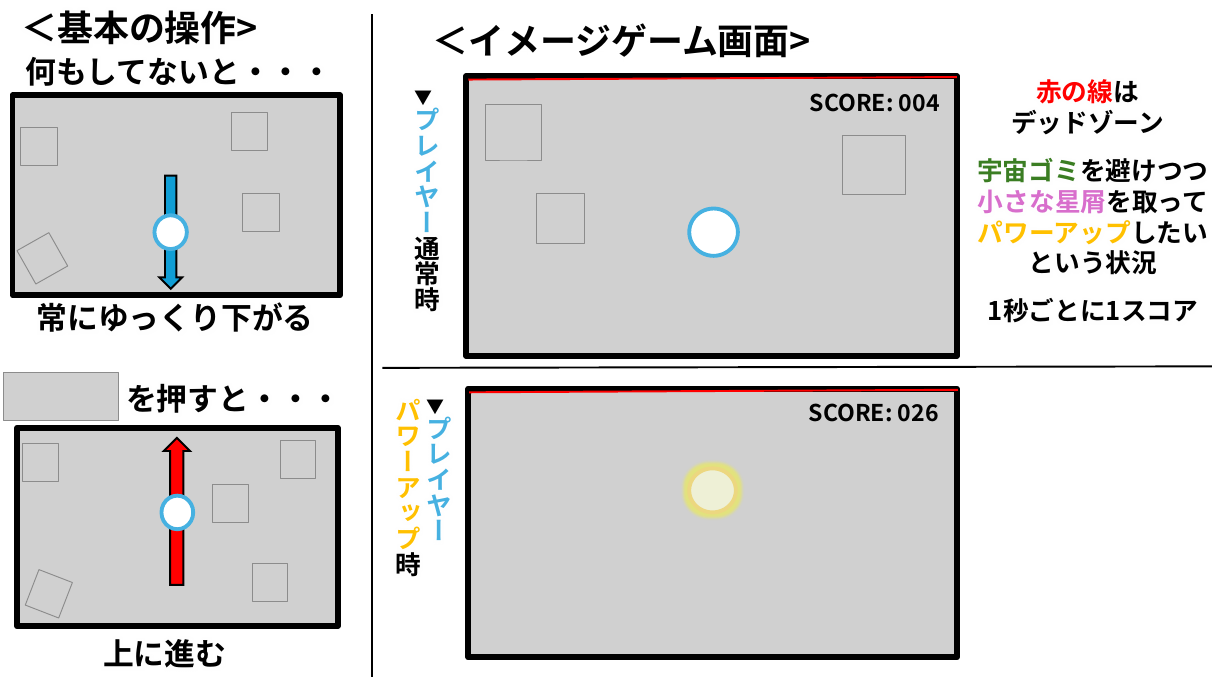
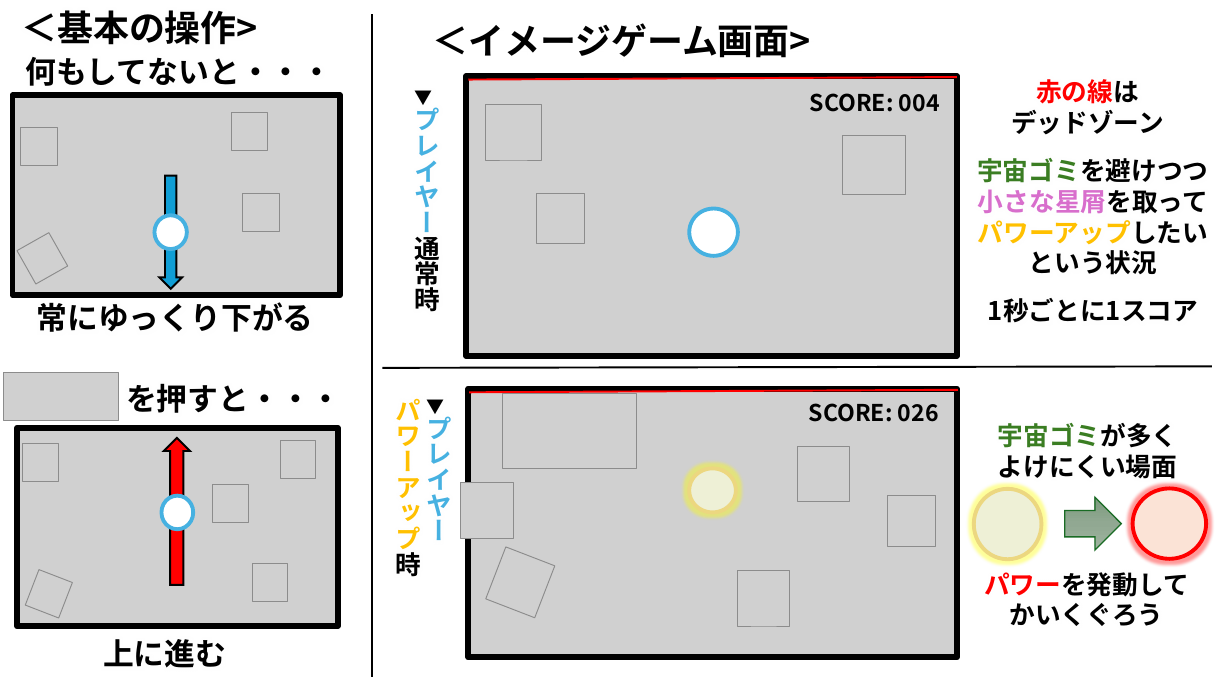
Before and after one commit to IrisawaKazan/model, a slide deck: slide 2 of PowerPoint/SPACE By SPACE_企画書.pptx (slide 3 before the commit). Drawn at 1232x693 pixels with LibreOffice and Linux fonts; fonts in the diff are those of the drawing; grey boxes stand for pictures; background and template pictures are left out. Boxes give left, top, right and bottom in pixels: in the first picture for what was removed or moved away, otherwise in the second. Text is boxed around its words. In the diff, an @@ line names an element or a change of style, - is before the commit and + after.

```diff
--- a/PowerPoint/SPACE By SPACE_企画書.pptx
+++ b/PowerPoint/SPACE By SPACE_企画書.pptx
@@ picture added at box(503, 394, 637, 469) @@
@@ picture added at box(798, 446, 849, 502) @@
@@ text added at box(998, 423, 1178, 479), 20 pt, text #000000, bold @@
+宇宙ゴミが多く
+よけにくい場面
@@ picture added at box(460, 482, 514, 538) @@
@@ picture added at box(887, 495, 935, 546) @@
@@ ellipse added at box(974, 489, 1042, 559), fill #EEF0D6, outline #ECD780 3 pt @@
@@ left arrow added at box(1065, 497, 1121, 550), fill gradient #9EB49F to #91A892 to #7D9C7E, outline #196B24 1 pt @@
@@ ellipse added at box(1133, 489, 1207, 559), fill #FBE3D6, outline #FF0000 3 pt @@
@@ picture added at box(486, 547, 555, 618) @@
@@ picture added at box(738, 571, 790, 627) @@
@@ text added at box(984, 572, 1189, 626), 20 pt, text #000000, bold @@
+パワーを発動して
+かいくぐろう
```
Also in this commit, not shown: 1 other slide changed, 1 slide removed.
